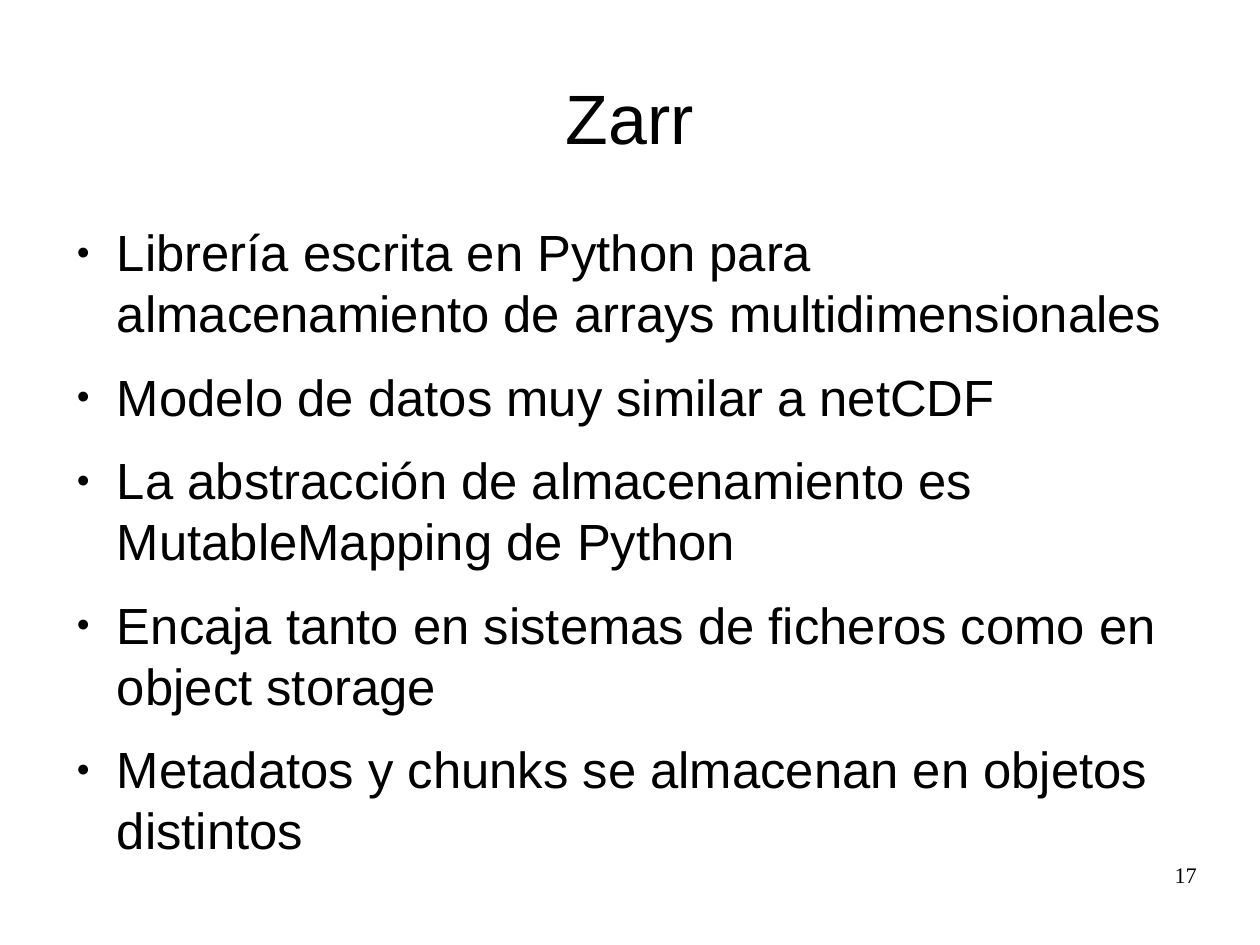
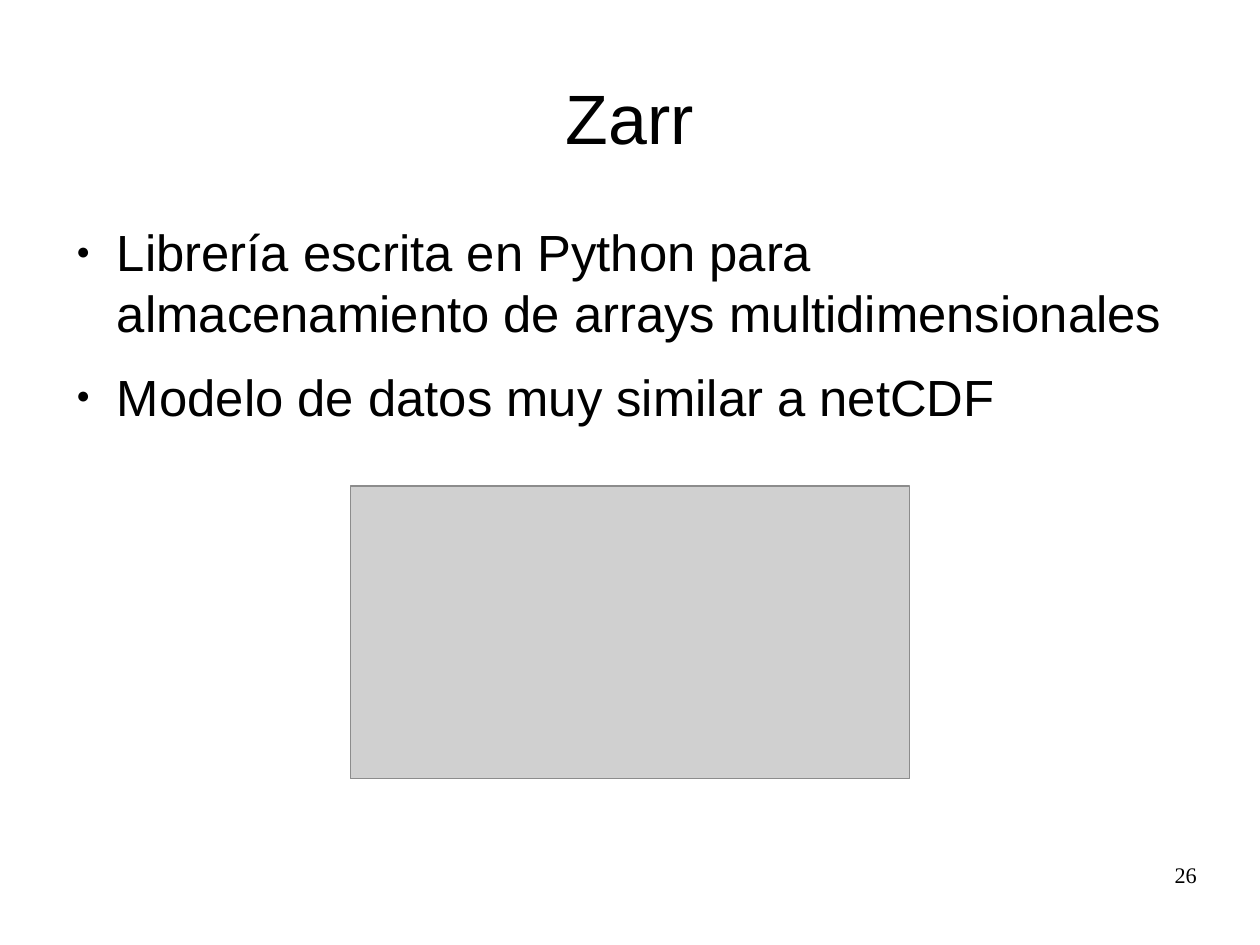
Before and after one commit to zequihg50/tfm, a slide deck: slide 26 of presentacion.odp (slide 17 before the commit). Drawn at 1260x945 pixels with LibreOffice and Linux fonts; fonts in the diff are those of the drawing; grey boxes stand for pictures. Boxes give left, top, right and bottom in pixels: in the first picture for what was removed or moved away, otherwise in the second. Text is boxed around its words. In the diff, an @@ line names an element or a change of style, - is before the commit and + after.

```diff
--- a/presentacion.odp
+++ b/presentacion.odp
@@ text at <box>117,461,1155,850</box>: paragraphs removed @@
-● La abstracción de almacenamiento es MutableMapping de Python
-● Encaja tanto en sistemas de ficheros como en object storage
-● Metadatos y chunks se almacenan en objetos distintos
@@ picture added at <box>350,486,910,779</box> @@
@@ page number at <box>1175,868,1197,884</box>: text changed @@
-17
+26
```
Also in this commit, not shown: 15 other slides changed, 8 slides added.
